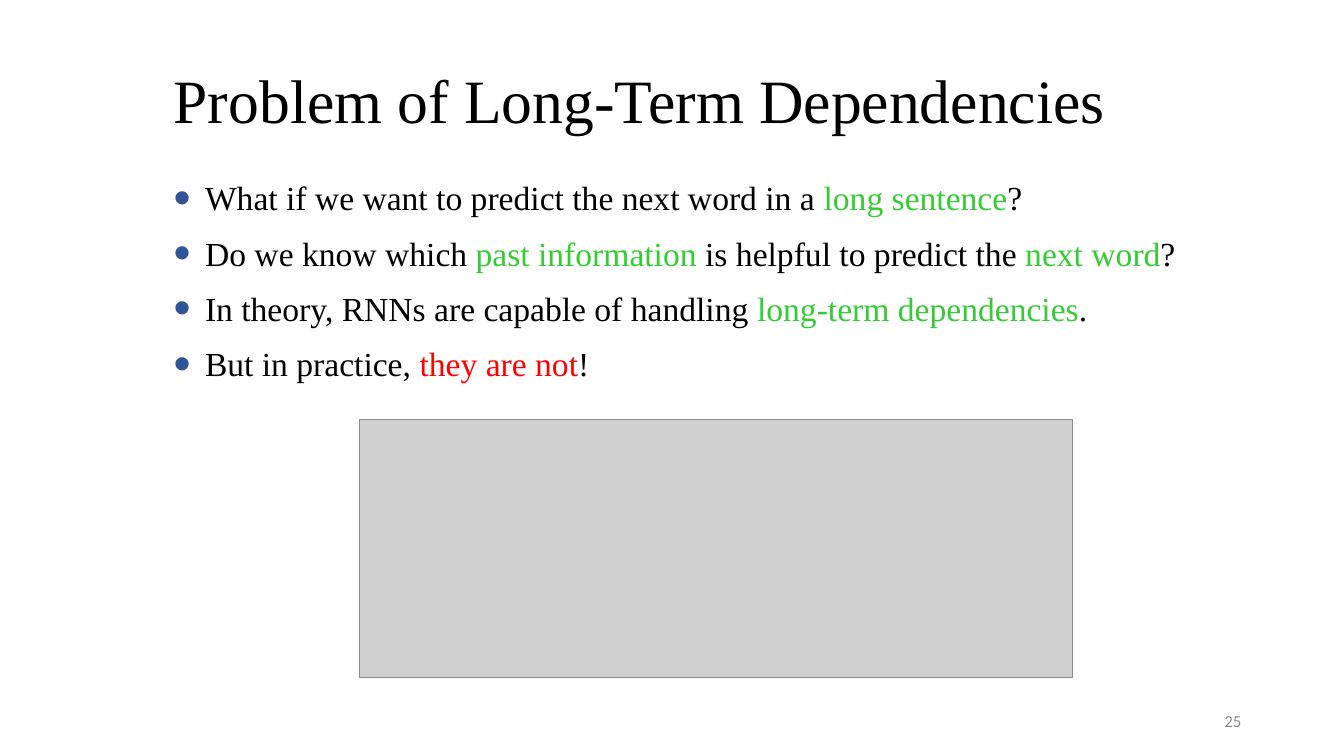
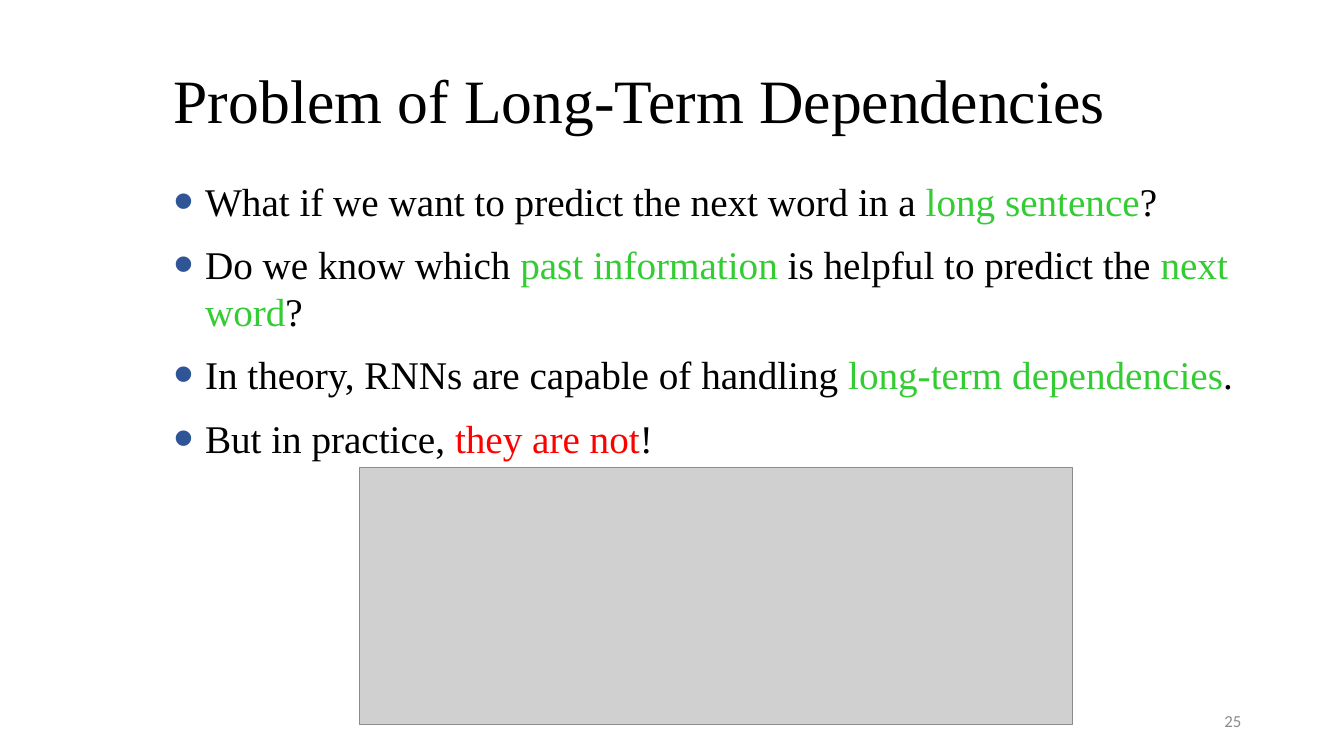
Before and after one commit to isi-nlp/csci_544_fa_18_slides, a slide deck: slide 25 of neural_lm_0928.pptx. Drawn at 1344x756 pixels with LibreOffice and Linux fonts; fonts in the diff are those of the drawing; grey boxes stand for pictures. Boxes give left, top, right and bottom in pixels: in the first picture for what was removed or moved away, otherwise in the second. Text is boxed around its words. In the diff, an @@ line names an element or a change of style, - is before the commit and + after.

```diff
--- a/neural_lm_0928.pptx
+++ b/neural_lm_0928.pptx
@@ text "What if we want to ..." at (205,188,1233,460): size 24 to 28 pt @@
@@ picture: place and size @@
-picture at (360,420,1073,678)
+picture at (360,468,1073,725)
```
Also in this commit, not shown: 11 other slides changed, 1 other file.
